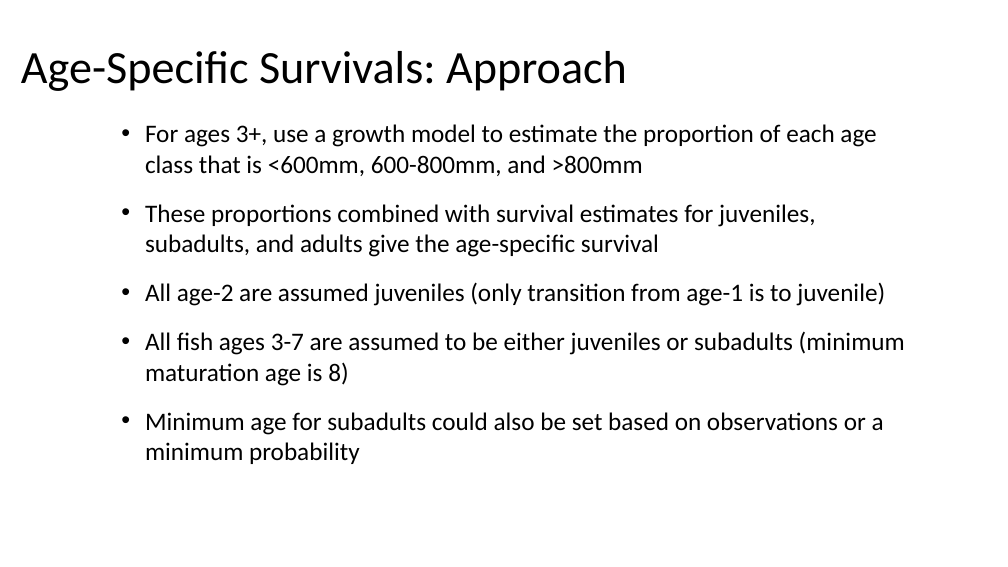
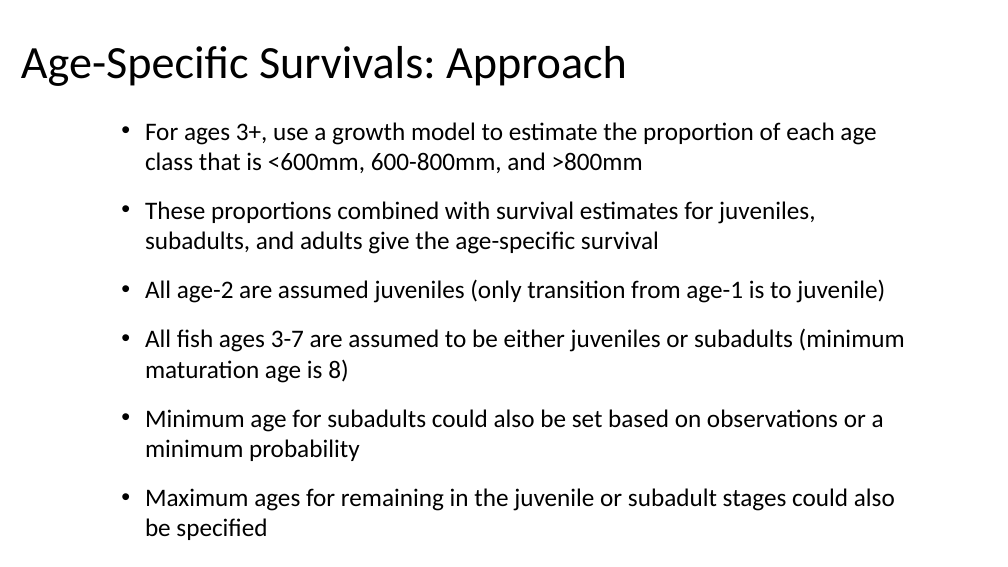
Before and after one commit to sreynolds2/LMOR-DPM, a slide deck: slide 4 of documents/Parameterization.pptx. Drawn at 1008x567 pixels with LibreOffice and Linux fonts; fonts in the diff are those of the drawing. Boxes give left, top, right and bottom in pixels: in the first picture for what was removed or moved away, otherwise in the second. Text is boxed around its words. In the diff, an @@ line names an element or a change of style, - is before the commit and + after.

```diff
--- a/documents/Parameterization.pptx
+++ b/documents/Parameterization.pptx
@@ title "Age-Specific Survivals: Approach": place and size @@
-title "Age-Specific Survivals: Approach" at [21,51,627,91]
+title "Age-Specific Survivals: Approach" at [21,46,627,86]
@@ text at [145,409,884,461]: more space between paragraphs @@
@@ text at [145,488,895,540]: paragraph added @@
+• Maximum ages for remaining in the juvenile or subadult stages could also be specified
```
Also in this commit, not shown: 11 other slides changed, 5 slides added, 11 other files.
